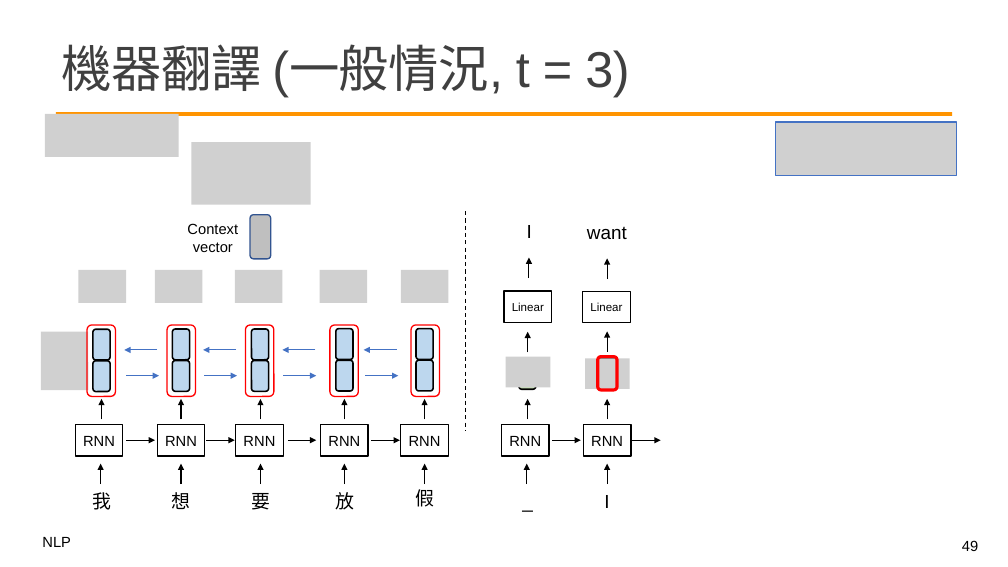
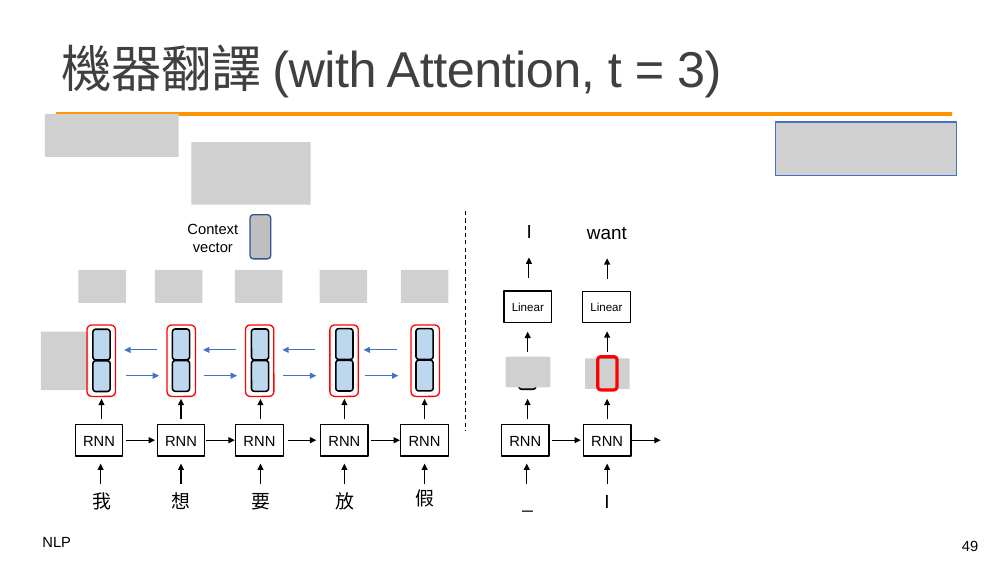
Before and after one commit to mcps5601/CGUNLP_2026_Spring, a slide deck: slide 49 of slides/w4_attn_subwords_0316.pptx. Drawn at 1008x567 pixels with LibreOffice and Linux fonts; fonts in the diff are those of the drawing; grey boxes stand for pictures; background and template pictures are left out. Boxes give left, top, right and bottom in pixels: in the first picture for what was removed or moved away, otherwise in the second. Text is boxed around its words. In the diff, an @@ line names an element or a change of style, - is before the commit and + after.

```diff
--- a/slides/w4_attn_subwords_0316.pptx
+++ b/slides/w4_attn_subwords_0316.pptx
@@ title at <box>62,44,721,97</box>: text changed @@
-機器翻譯 (一般情況, t = 3)
+機器翻譯 (with Attention, t = 3)
```
Also in this commit, not shown: 2 other slides changed, 1 other file.
